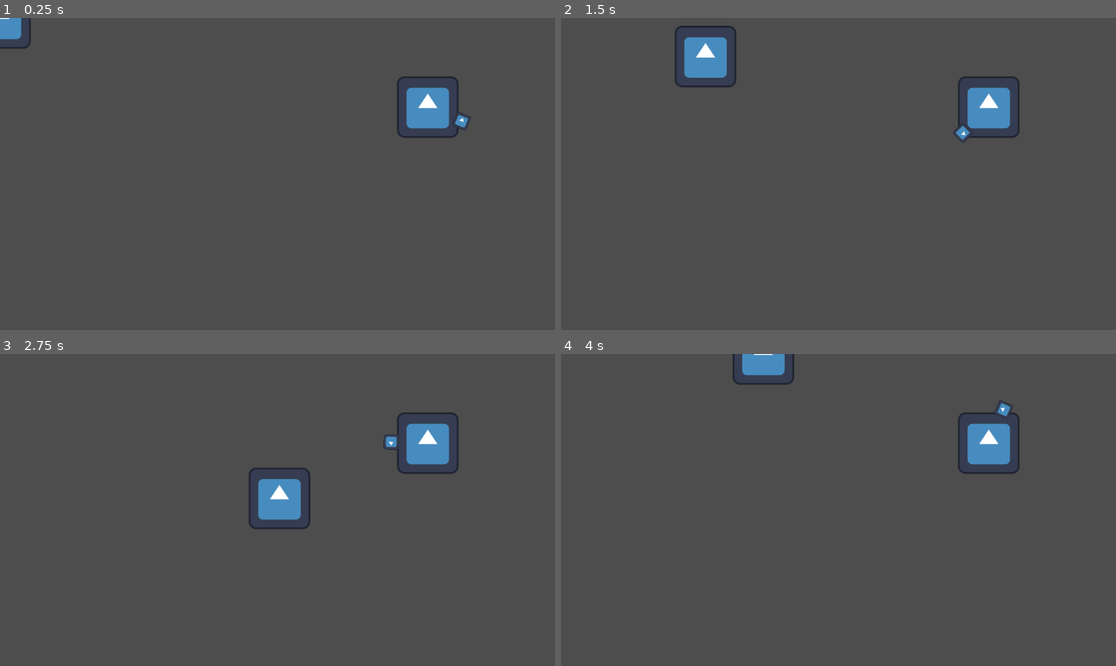
Above: before the commit, frames 1-4 (two rows, left to right).
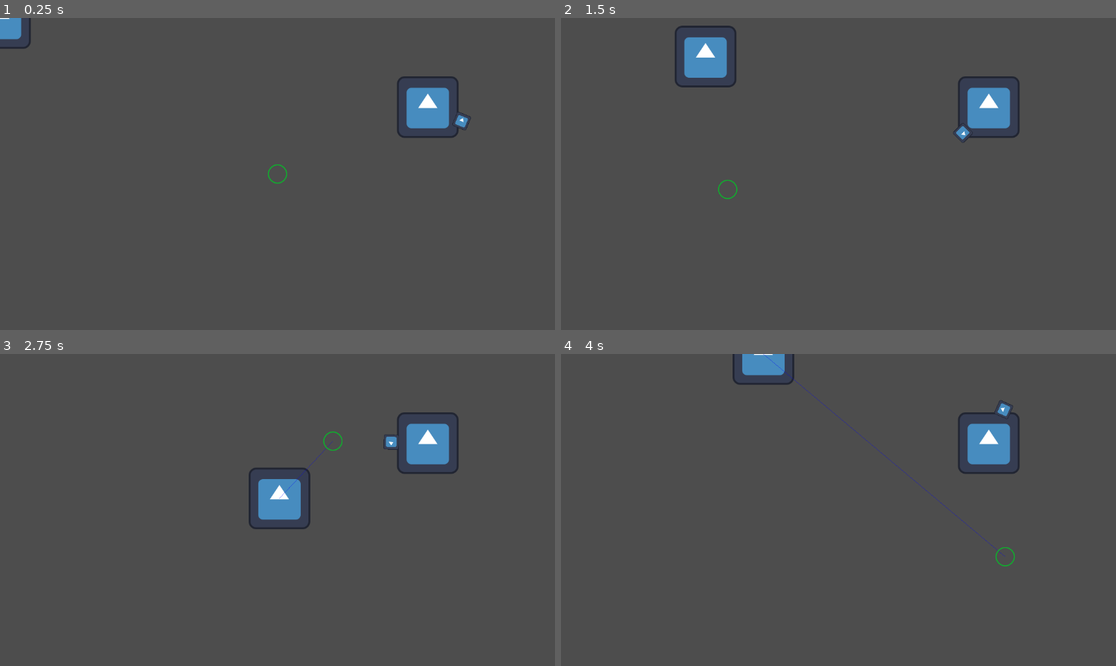
Above: after the commit, the same moments.

Repository: c-dez/get-parried
Game: Godot game, scene res://world1.tscn
The game is run twice, just before and just after one commit, with the same random seed, the same clock (stepped at 60 frames per second) and the same inputs. The engine's default icon, where the game draws it, is replaced by a stand-in: a white triangle on a blue panel in a dark square.
Inputs (mouse positions are in pixels of both pictures, inside the frame that each line leads up to):
- Up to frame 1 (0.25 s): no input
- Up to frame 2 (1.5 s): move the mouse to (960, 158) at 0.52 s; hold D (right) 0.53-1.28 s; hold Right mouse button (mouse2) 0.53-1.28 s; move the mouse to (727, 189) at 1.27 s; hold S (down) from 1.28 s (still down); click (727, 189) at 1.35 s
- Up to frame 3 (2.75 s): right-click (166, 525) at 1.55 s; move the mouse to (333, 441) at 2.02 s; release S (down) at 2.03 s; hold D (right) from 2.03 s (still down); hold Right mouse button (mouse2) from 2.03 s (still down)
- Up to frame 4 (4 s): move the mouse to (810, 572) at 2.77 s; release D (right) at 2.78 s; release Right mouse button (mouse2) at 2.78 s; hold W (up) 2.78-3.53 s; right-click (810, 572) at 2.85 s; move the mouse to (1005, 556) at 3.52 s; hold A (left) from 3.53 s (still down); hold Right mouse button (mouse2) from 3.53 s (still down); click (1005, 556) at 3.6 s

The runs differ from the first frame. In frame 1, less than 0.1% of the frame differs, in the area x 48-52%, y 46-54%; in frame 2, less than 0.1%; in frame 3, less than 0.1%; in frame 4, 0.2%, in the area x 36-82%, y 0-69%.

Commit message:
added Aim_and_shoot node && line when pressed mouse2

Diff:
--- /dev/null
+++ b/player/aim_and_shoot.gd
@@ -0,0 +1,14 @@
+extends Node2D
+
+var cross_hair:Sprite2D
+
+func _ready() -> void:
+	cross_hair = get_node("cross_hair")
+
+func _process(delta: float) -> void:
+	cross_hair.global_position = get_global_mouse_position()
+	queue_redraw()
+
+func _draw() -> void:
+	if Input.is_action_pressed("mouse2"):
+		draw_line(position,cross_hair.position,Color(0,0,1,0.5),)
--- /dev/null
+++ b/player/aim_and_shoot.tscn
@@ -0,0 +1,10 @@
+[gd_scene load_steps=3 format=3 uid="uid://2n02vj2g42bt"]
+
+[ext_resource type="Texture2D" uid="uid://ddq0u78uh3ea" path="res://player/crossHair_circulo.png" id="1_bsmt5"]
+[ext_resource type="Script" path="res://player/aim_and_shoot.gd" id="1_yibrx"]
+
+[node name="Aim_and_shoot" type="Node2D"]
+script = ExtResource("1_yibrx")
+
+[node name="cross_hair" type="Sprite2D" parent="."]
+texture = ExtResource("1_bsmt5")
--- a/player/player.tscn
+++ b/player/player.tscn
@@ -1,8 +1,9 @@
-[gd_scene load_steps=5 format=3 uid="uid://cysr30myw0vrp"]
+[gd_scene load_steps=6 format=3 uid="uid://cysr30myw0vrp"]
 
 [ext_resource type="Script" path="res://player/player.gd" id="1_aum2u"]
 [ext_resource type="Texture2D" uid="uid://bue5hwswa4r6k" path="res://icon.svg" id="2_bj7f3"]
 [ext_resource type="PackedScene" uid="uid://vlol70wk8856" path="res://player/attack.tscn" id="3_n1det"]
+[ext_resource type="PackedScene" uid="uid://2n02vj2g42bt" path="res://player/aim_and_shoot.tscn" id="4_t1sah"]
 
 [sub_resource type="CircleShape2D" id="CircleShape2D_4ale1"]
 
@@ -16,6 +17,8 @@
 [node name="Sprite_player" type="Sprite2D" parent="."]
 texture = ExtResource("2_bj7f3")
 
+[node name="Aim_and_shoot" parent="." instance=ExtResource("4_t1sah")]
+
 [node name="pivot" type="Node2D" parent="."]
 
 [node name="Attack" parent="pivot" instance=ExtResource("3_n1det")]
